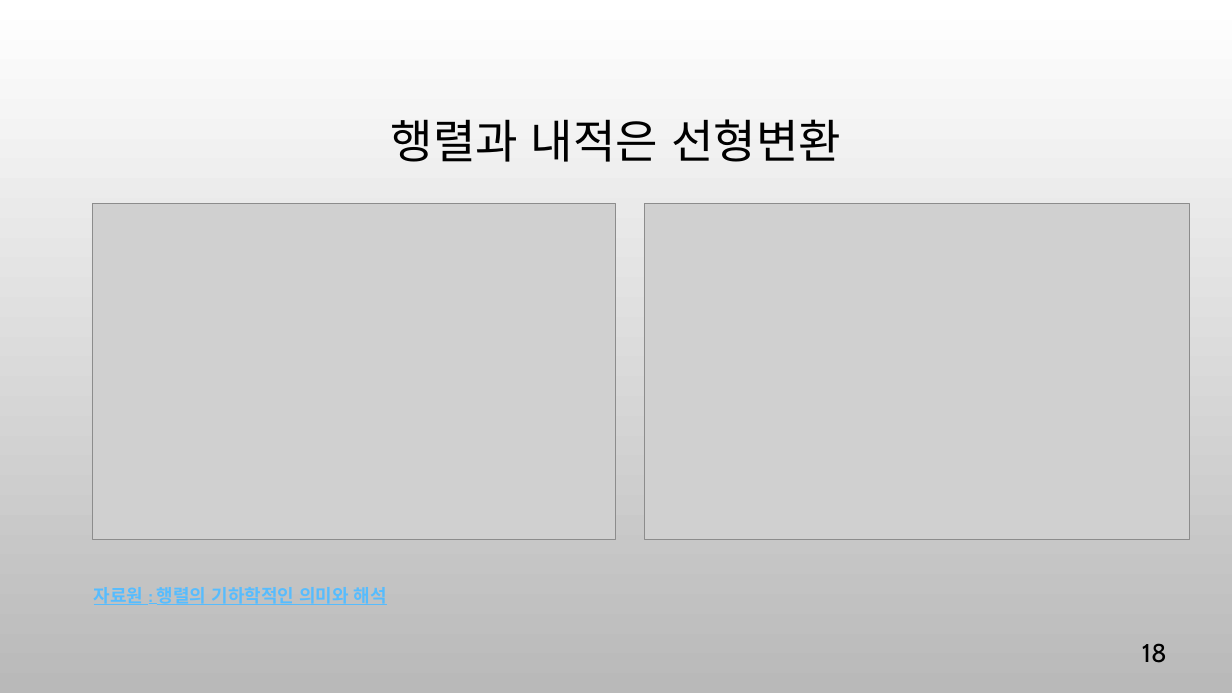
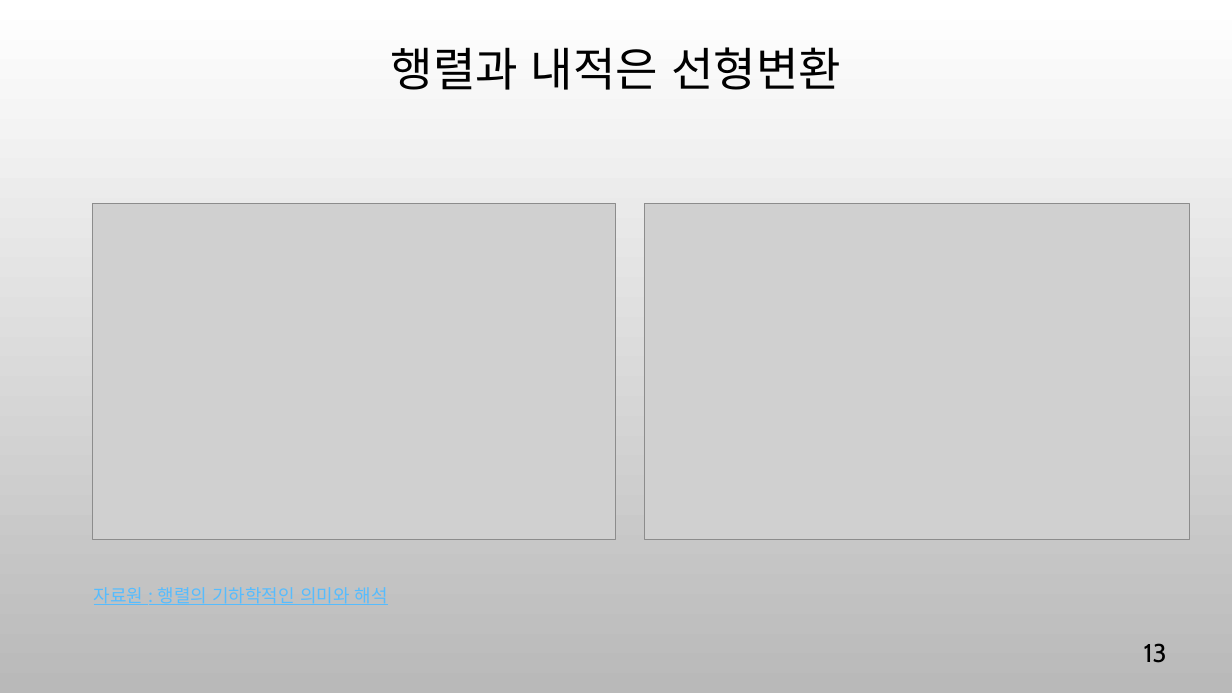
Before and after one commit to ancestor9/mathematics-for-machine-learning, a slide deck: slide 13 of Linear_Algebra/w5_PCA_linear_transformation.pptx (slide 18 before the commit). Drawn at 1232x693 pixels with LibreOffice and Linux fonts; fonts in the diff are those of the drawing; grey boxes stand for pictures; background and template pictures are left out. Boxes give left, top, right and bottom in pixels: in the first picture for what was removed or moved away, otherwise in the second. Text is boxed around its words. In the diff, an @@ line names an element or a change of style, - is before the commit and + after.

```diff
--- a/Linear_Algebra/w5_PCA_linear_transformation.pptx
+++ b/Linear_Algebra/w5_PCA_linear_transformation.pptx
@@ title "행렬과 내적은 선형변환": place and size @@
-title "행렬과 내적은 선형변환" at [391, 119, 841, 162]
+title "행렬과 내적은 선형변환" at [391, 47, 841, 90]
@@ text "자료원 : 행렬의 기하학적인 의미와 ..." at [94, 587, 388, 605]: font Cabin to Noto Sans CJK KR, bold off @@
@@ page number at [1144, 643, 1167, 663]: text changed @@
-18
+13
```
Also in this commit, not shown: 12 other slides changed, 2 slides added, 5 slides removed, 1 other file.
